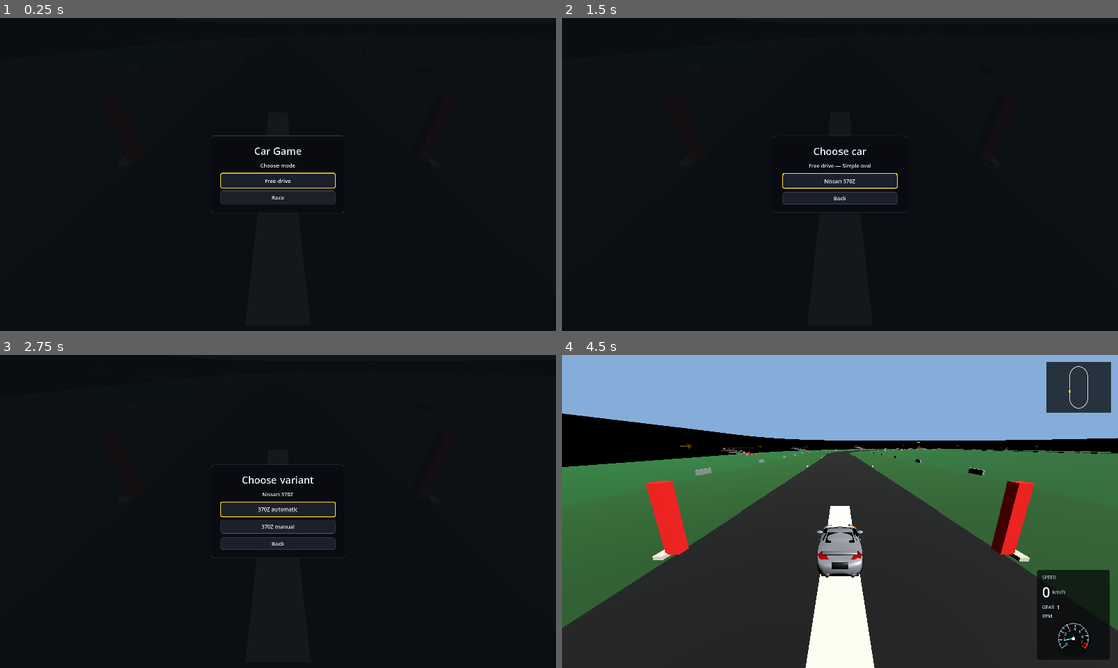
Above: before the commit, frames 1-4 (two rows, left to right).
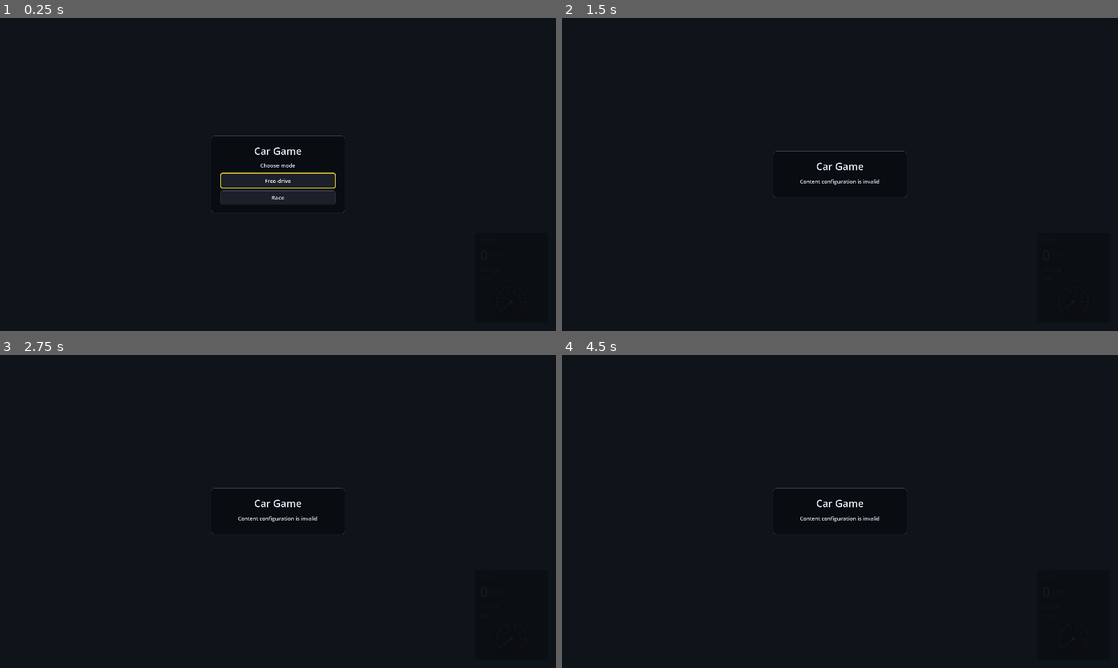
Above: after the commit, the same moments.

Repository: Dziuras98/car-game
Game: Godot game, scene res://scenes/startup.tscn
The game is run twice, just before and just after one commit, with the same random seed, the same clock (stepped at 60 frames per second) and the same inputs.
Inputs (mouse positions are in pixels of both pictures, inside the frame that each line leads up to):
- Up to frame 1 (0.25 s): no input
- Up to frame 2 (1.5 s): click "Free drive" at 0.5 s; click (840, 180) at 1.25 s, where only the run before the commit has a clickable "Simple oval"
- Up to frame 3 (2.75 s): click (278, 517) at 2 s, where only the run before the commit has a clickable "Nissan 370Z"
- Up to frame 4 (4.5 s): click (840, 508) at 2.75 s, where only the run before the commit has a clickable "370Z automatic"; tap Enter at 3.5 s; hold Right (steer-right) 3.53-4.28 s; tap C (camera-back) at 3.6 s; hold Down (brake) from 4.28 s (still down); tap T (switch-car) at 4.35 s

The runs differ from the first frame. In frame 2, 1.7% of the frame differs, in the area x 38-62%, y 37-63%; in frame 3, 2.4%; in frame 4, 75%, in the area x 0-100%, y 0-100%.
Error after the commit: Parse Error: Could not preload resource file "res://resources/cars/catalog.tres". (res://scripts/game/game_manager.gd:5)

Commit message:
Mount lamps and spoiler to body surfaces

Diff:
--- a/scenes/cars/370z.tscn
+++ b/scenes/cars/370z.tscn
@@ -8,6 +8,8 @@
 [ext_resource type="ArrayMesh" path="res://assets/cars/nissan/370z/370z_2016_eu_rear_and_details.obj" id="6_rear_details"]
 [ext_resource type="ArrayMesh" path="res://assets/cars/nissan/370z/370z_2016_eu_glass_lighting_trim.obj" id="7_details"]
 [ext_resource type="ArrayMesh" path="res://assets/cars/nissan/370z/370z_2016_eu_wheel.obj" id="8_wheel"]
+[ext_resource type="ArrayMesh" path="res://assets/cars/nissan/370z/370z_2016_eu_lamp_mounts.obj" id="9_lamp_mounts"]
+[ext_resource type="ArrayMesh" path="res://assets/cars/nissan/370z/370z_2016_eu_spoiler_bridge.obj" id="10_spoiler_bridge"]
 
 [sub_resource type="BoxShape3D" id="BoxShape3D_body"]
 size = Vector3(1.84, 1.05, 4.2)
@@ -16,6 +18,11 @@
 albedo_color = Color(0.62, 0.64, 0.67, 1)
 metallic = 0.32
 roughness = 0.42
+
+[sub_resource type="StandardMaterial3D" id="StandardMaterial3D_mount"]
+albedo_color = Color(0.012, 0.016, 0.022, 1)
+metallic = 0.04
+roughness = 0.58
 
 [sub_resource type="Shader" id="Shader_details"]
 code = "shader_type spatial;\n\nvarying vec3 model_position;\n\nvoid vertex() {\n\tmodel_position = VERTEX;\n}\n\nvoid  …(1446 unchanged characters)…
@@ -51,6 +58,14 @@
 material_override = SubResource("StandardMaterial3D_body")
 mesh = ExtResource("6_rear_details")
 
+[node name="LampMounts" type="MeshInstance3D" parent="VisualRoot"]
+material_override = SubResource("StandardMaterial3D_mount")
+mesh = ExtResource("9_lamp_mounts")
+
+[node name="RearSpoilerBridge" type="MeshInstance3D" parent="VisualRoot"]
+material_override = SubResource("StandardMaterial3D_body")
+mesh = ExtResource("10_spoiler_bridge")
+
 [node name="GlassLightingTrim" type="MeshInstance3D" parent="VisualRoot"]
 material_override = SubResource("ShaderMaterial_details")
 mesh = ExtResource("7_details")
@@ -71,7 +86,7 @@
 mesh = ExtResource("8_wheel")
 
 [node name="WheelRearRight" type="MeshInstance3D" parent="VisualRoot"]
-transform = Transform3D(-1.12, 0, 0, 0, 1, 0, 0, 0, -1, 0.7975, 0.34, 1.275)
+transform = Transform3D(-1.12, 0, 0, 0, 1, 0, 0, -1, 0.7975, 0.34, 1.275)
 material_override = SubResource("ShaderMaterial_wheel")
 mesh = ExtResource("8_wheel")
 
Not shown: 1 places in scenes/cars/370z.tscn that only renumber resources
